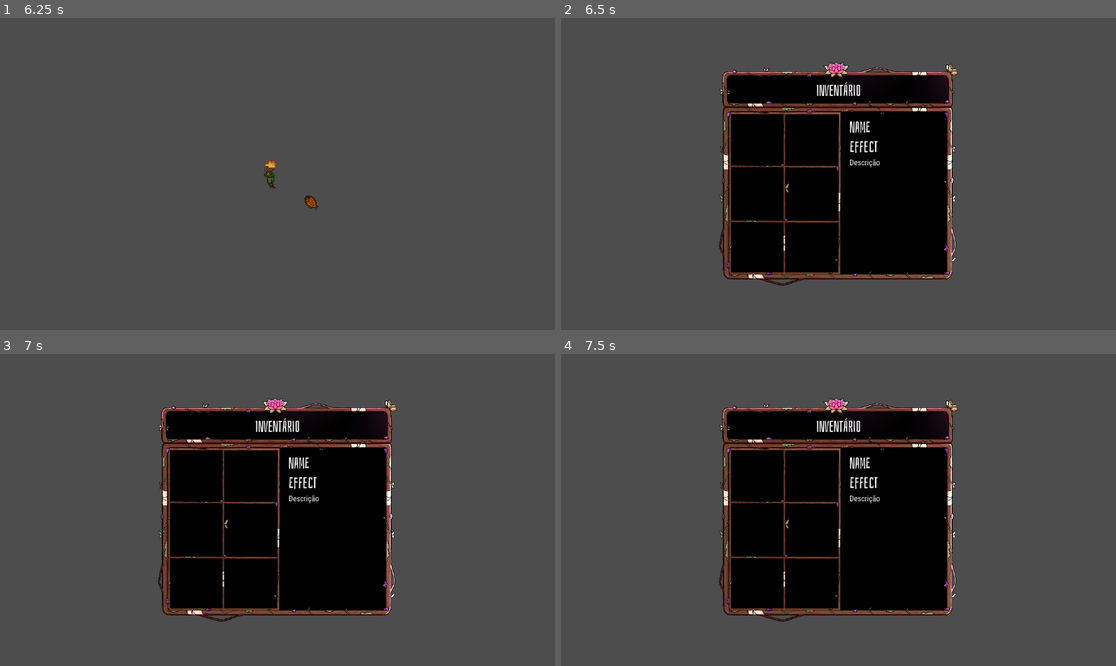
Above: before the commit, frames 1-4 (two rows, left to right).
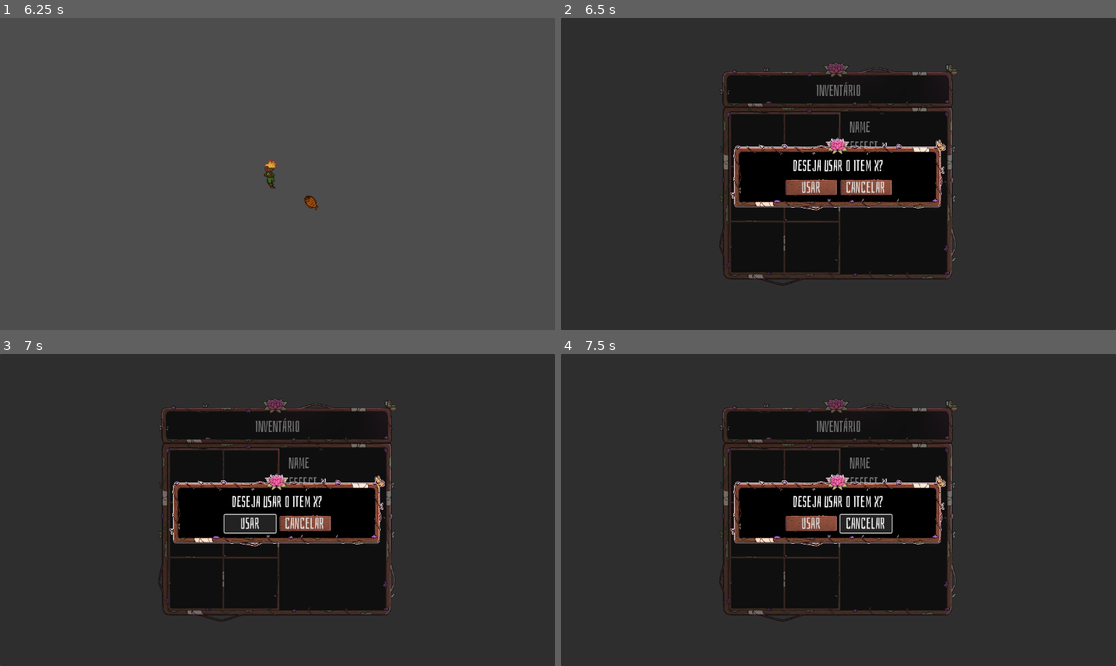
Above: after the commit, the same moments.

Repository: carolinalimaal/tekoha
Game: Godot game, scene res://UI/main_menu/main_menu.tscn
Same seed, same stepped clock (60 frames per second), same inputs: the game is played once before the commit and once after it.
Inputs (mouse positions are in pixels of both pictures, inside the frame that each line leads up to):
- Up to frame 1 (6.25 s): click "Novo Jogo" at 0.5 s; click "Novo Jogo" at 1.25 s; click "Carregar Jogo" at 2 s; tap Enter at 2.75 s; move the mouse to (399, 158) at 2.77 s; hold D (move_right) 2.78-3.53 s; click (399, 158) at 2.85 s; move the mouse to (166, 189) at 3.52 s; hold S (move_down) 3.53-4.28 s; tap R (interact) at 3.6 s; move the mouse to (333, 105) at 4.27 s; hold D (move_right) 4.28-5.03 s; right-click (333, 105) at 4.35 s; tap Space at 5 s; move the mouse to (249, 236) at 5.02 s; hold W (move_up) 5.03-5.78 s; click (249, 236) at 5.1 s; move the mouse to (444, 220) at 5.77 s; hold A (move_left) from 5.78 s (still down); hold R (interact) from 5.78 s (still down)
- Up to frame 2 (6.5 s): keep holding A (move_left); keep holding R (interact); tap E (inventory) at 6.4 s
- Up to frame 3 (7 s): release A (move_left) at 6.5 s; release R (interact) at 6.5 s; click (249, 522) at 6.5 s, where only the run after the commit has a clickable "USAR"
- Up to frame 4 (7.5 s): click (866, 522) at 7.25 s, where only the run after the commit has a clickable "CANCELAR"

Frame 1 is identical in both runs. In frame 2, 79% of the frame differs, in the area x 0-100%, y 0-100%; in frame 3, 79%; in frame 4, 79%.
Error in both runs: Invalid access to property or key 'updated_inventory' on a base object of type 'Node (global_signals.gd)'. (res://UI/inventory/inventory_ui.gd:16)

Commit message:
feat: adição ConfirmationPopup
Criação do ConfirmationPopup para confirmar ou cancelar o uso do item.

Diff:
--- a/tekoha/UI/inventory/inventory_ui.tscn
+++ b/tekoha/UI/inventory/inventory_ui.tscn
@@ -1,9 +1,13 @@
-[gd_scene load_steps=5 format=3 uid="uid://o4vt4qmxgkoc"]
+[gd_scene load_steps=7 format=3 uid="uid://o4vt4qmxgkoc"]
 
 [ext_resource type="Theme" uid="uid://b71bgholxna22" path="res://UI/tekoha_theme.tres" id="1_wu0yv"]
 [ext_resource type="Script" uid="uid://oxviwncuw21d" path="res://UI/inventory/inventory_ui.gd" id="2_732id"]
 [ext_resource type="Texture2D" uid="uid://ya7sx087abqn" path="res://assets/UI/inventory/inventory.png" id="2_kqe8q"]
 [ext_resource type="PackedScene" uid="uid://b3cbxargqp6kv" path="res://UI/inventory/inventory_slot_ui.tscn" id="4_732id"]
+[ext_resource type="Texture2D" uid="uid://cky6noca1mc8s" path="res://assets/UI/dialogue/dialogue_box.png" id="5_3rh6v"]
+
+[sub_resource type="StyleBoxTexture" id="StyleBoxTexture_b3oob"]
+texture = ExtResource("5_3rh6v")
 
 [node name="InventoryUi" type="Control"]
 process_mode = 3
@@ -115,3 +119,62 @@
 text = "Descrição"
 fit_content = true
 scroll_active = false
+
+[node name="ConfirmationPopup" type="Panel" parent="."]
+layout_mode = 1
+anchors_preset = 15
+anchor_right = 1.0
+anchor_bottom = 1.0
+grow_horizontal = 2
+grow_vertical = 2
+
+[node name="Bg" type="PanelContainer" parent="ConfirmationPopup"]
+custom_minimum_size = Vector2(450, 150)
+layout_mode = 1
+anchors_preset = 8
+anchor_left = 0.5
+anchor_top = 0.5
+anchor_right = 0.5
+anchor_bottom = 0.5
+offset_left = -225.0
+offset_top = -75.0
+offset_right = 225.0
+offset_bottom = 75.0
+grow_horizontal = 2
+grow_vertical = 2
+theme_override_styles/panel = SubResource("StyleBoxTexture_b3oob")
+
+[node name="MarginContainer" type="MarginContainer" parent="ConfirmationPopup/Bg"]
+layout_mode = 2
+theme_override_constants/margin_left = 16
+theme_override_constants/margin_top = 40
+theme_override_constants/margin_right = 16
+theme_override_constants/margin_bottom = 16
+
+[node name="VBoxContainer" type="VBoxContainer" parent="ConfirmationPopup/Bg/MarginContainer"]
+layout_mode = 2
+theme_override_constants/separation = 8
+
+[node name="PopupLabel" type="Label" parent="ConfirmationPopup/Bg/MarginContainer/VBoxContainer"]
+layout_mode = 2
+text = "DESEJA USAR O ITEM X?"
+horizontal_alignment = 1
+vertical_alignment = 1
+
+[node name="HBoxContainer" type="HBoxContainer" parent="ConfirmationPopup/Bg/MarginContainer/VBoxContainer"]
+layout_mode = 2
+theme_override_constants/separation = 8
+alignment = 1
+
+[node name="UseButton" type="Button" parent="ConfirmationPopup/Bg/MarginContainer/VBoxContainer/HBoxContainer"]
+custom_minimum_size = Vector2(106.35, 31.8)
+layout_mode = 2
+focus_neighbor_right = NodePath("../CancelButton")
+text = "USAR"
+
+[node name="CancelButton" type="Button" parent="ConfirmationPopup/Bg/MarginContainer/VBoxContainer/HBoxContainer"]
+custom_minimum_size = Vector2(106.35, 31.8)
+layout_mode = 2
+focus_neighbor_left = NodePath("../UseButton")
+focus_behavior_recursive = 2
+text = "CANCELAR"
